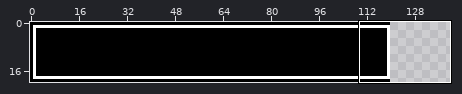
Two states of a pixel-art file, assetsrc/big_btn.aseprite. Above, an overview of the earlier version with the close-up marked.
Close-up. The starting point:
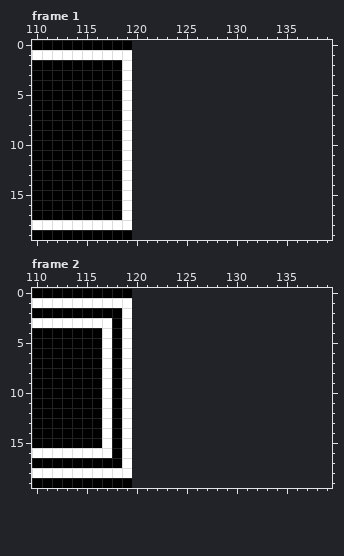
120x20 pixels, 3 frames. Shown: frame 1: x 110..139, y 0..19; frame 2: x 110..139, y 0..19. The old version is drawn lined up with the new one, on the new canvas. The commit also changed other frames or places, which this record leaves out.
The same view after the edit:
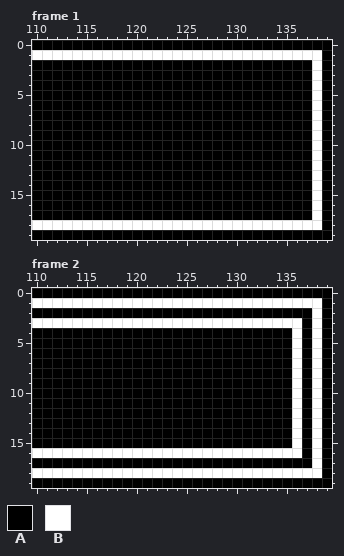
Palette (. is transparent): A #000000  B #ffffff
What changed:
canvas 120x20 -> 140x20
Frame 1:
The author put colour A in row 0 at x 120 to 139; in row 1 at x 139; in rows 2 to 17 at x 120 to 137 and 139; in row 18 at x 139; in row 19 at x 120 to 139.
Colour B becomes colour A in rows 2 to 17 at x 119.
The author put colour B in row 1 at x 120 to 138; in rows 2 to 17 at x 138; in row 18 at x 120 to 138.
Frame 2:
The author put colour A in row 0 at x 120 to 139; in row 1 at x 139; in row 2 at x 120 to 137 and 139; in row 3 at x 137 and 139; in rows 4 to 15 at x 120 to 135, 137 and 139; in row 16 at x 137 and 139.
The author put colour A in row 17 at x 120 to 137 and 139; in row 18 at x 139; in row 19 at x 120 to 139.
Colour B becomes colour A in row 2 at x 119; in rows 4 to 15 at x 117 and 119; in row 17 at x 119.
The author put colour B in row 1 at x 120 to 138; in row 2 at x 138; in row 3 at x 120 to 136 and 138; in rows 4 to 15 at x 136 and 138; in row 16 at x 120 to 136 and 138; in row 17 at x 138.
The author put colour B in row 18 at x 120 to 138.
Colour A becomes colour B in row 3 at x 118; in row 16 at x 118.
